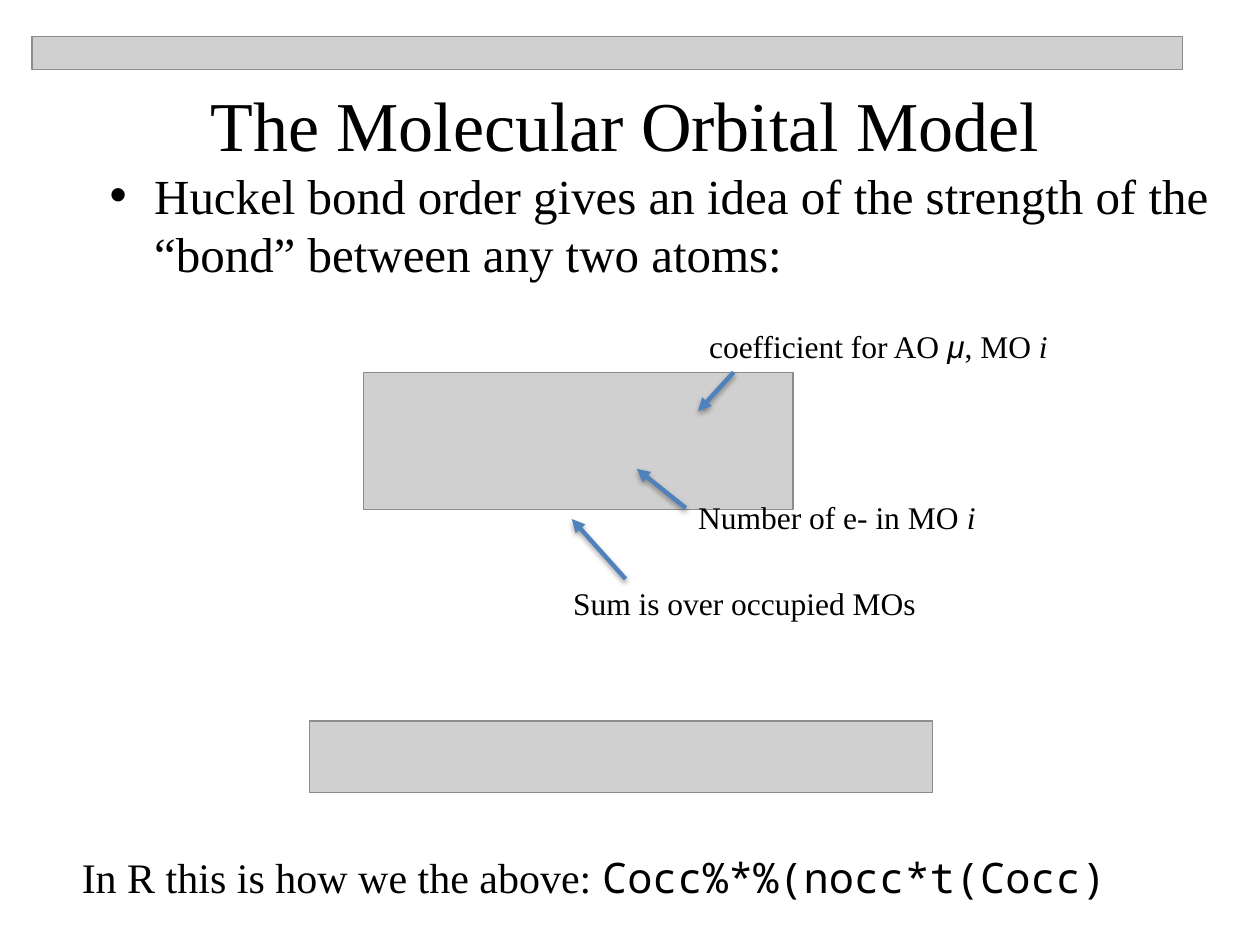
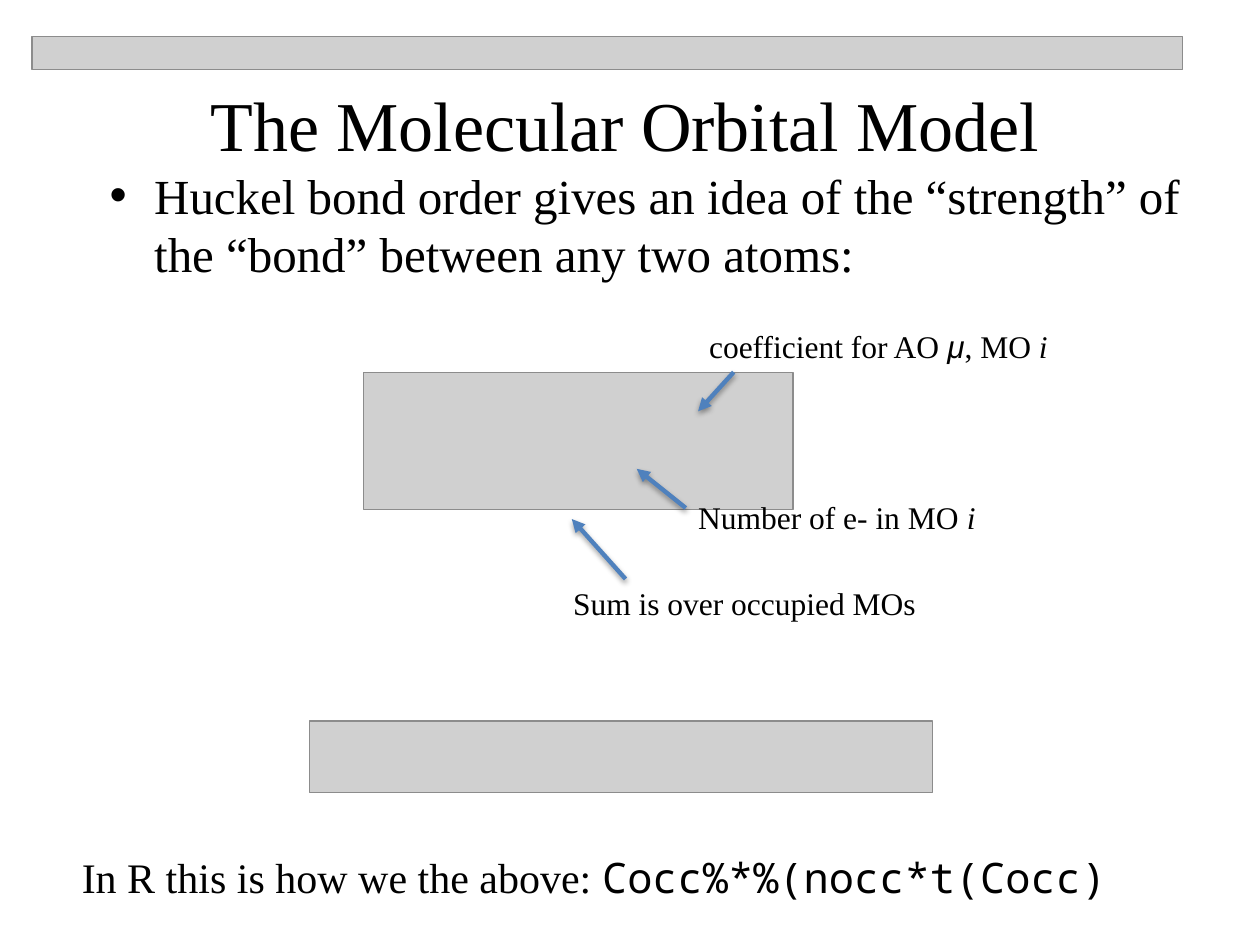
Before and after one commit to npetraco/CHE302, a slide deck: slide 15 of Laboratories/Lab5/Huckel_MO_Workshop.pptx (slide 14 before the commit). Drawn at 1260x945 pixels with LibreOffice and Linux fonts; fonts in the diff are those of the drawing; grey boxes stand for pictures. Boxes give left, top, right and bottom in pixels: in the first picture for what was removed or moved away, otherwise in the second. Text is boxed around its words. In the diff, an @@ line names an element or a change of style, - is before the commit and + after.

```diff
--- a/Laboratories/Lab5/Huckel_MO_Workshop.pptx
+++ b/Laboratories/Lab5/Huckel_MO_Workshop.pptx
@@ text at (x1=154, y1=179, x2=1180, y2=282): text changed @@
-  • Huckel bond order gives an idea of the strength of the “bond” between any two atoms:
+  • Huckel bond order gives an idea of the “strength” of the “bond” between any two atoms:
```
Also in this commit, not shown: 3 other slides changed, 2 slides added, 1 other file.
